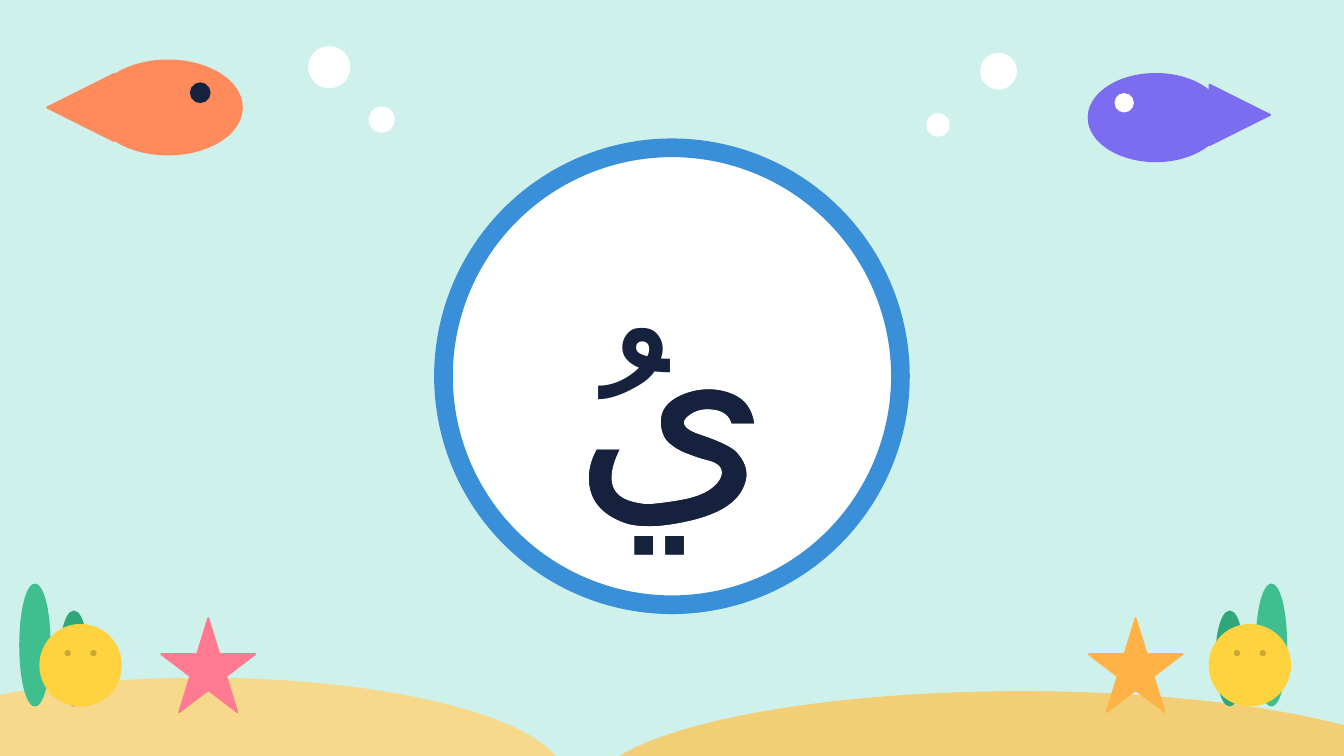
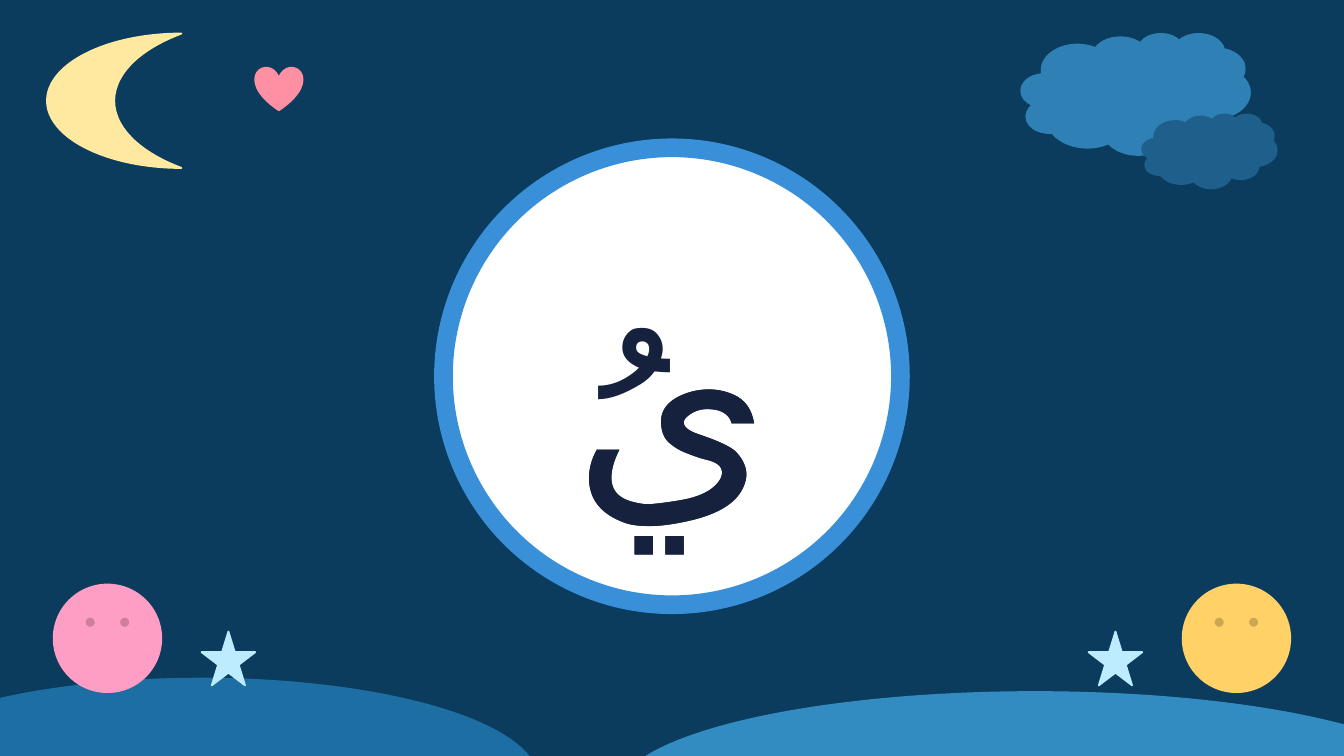
Before and after one commit to Sawaf11/-, a slide deck: slide 23 of all-letters-dammah/03-noon-ya.pptx (slide 9 before the commit). Drawn at 1344x756 pixels with LibreOffice and Linux fonts; fonts in the diff are those of the drawing. Boxes give left, top, right and bottom in pixels: in the first picture for what was removed or moved away, otherwise in the second. Text is boxed around its words. In the diff, an @@ line names an element or a change of style, - is before the commit and + after.

```diff
--- a/all-letters-dammah/03-noon-ya.pptx
+++ b/all-letters-dammah/03-noon-ya.pptx
@@ background #CFF1EC to #0B3C5D @@
@@ moon added at box(47, 34, 181, 168), fill #FFE9A0, outline #FFE9A0 1 pt @@
@@ ellipse removed at box(309, 47, 349, 87) @@
@@ ellipse removed at box(981, 54, 1016, 89) @@
@@ cloud added at box(1021, 34, 1250, 155), fill #2F80B5, outline #2F80B5 1 pt @@
@@ triangle removed at box(47, 74, 114, 141) @@
@@ ellipse removed at box(94, 60, 242, 155) @@
@@ ellipse removed at box(191, 83, 210, 102) @@
@@ heart added at box(255, 67, 302, 110), fill #FF8FA3, outline #FF8FA3 1 pt @@
@@ ellipse removed at box(1089, 74, 1223, 161) @@
@@ triangle removed at box(1210, 85, 1270, 145) @@
@@ ellipse removed at box(370, 108, 394, 132) @@
@@ ellipse removed at box(927, 114, 949, 136) @@
@@ ellipse removed at box(1116, 94, 1133, 112) @@
@@ cloud added at box(1142, 114, 1277, 188), fill #1E5F8C, outline #1E5F8C 1 pt @@
@@ ellipse removed at box(20, 585, 50, 706) @@
@@ smiley face: place and size @@
-smiley face at box(40, 625, 121, 706)
+smiley face at box(54, 585, 161, 692)
@@ smiley face at box(54, 585, 161, 692): fill #FFD23F to #FF9EC4; outline #FFD23F 1 pt to #FF9EC4 1 pt @@
@@ smiley face: place and size @@
-smiley face at box(1210, 625, 1290, 706)
+smiley face at box(1183, 585, 1290, 692)
@@ smiley face at box(1183, 585, 1290, 692): fill #FFD23F to #FFD166; outline #FFD23F 1 pt to #FFD166 1 pt @@
@@ ellipse removed at box(1257, 585, 1286, 706) @@
@@ ellipse removed at box(60, 612, 87, 706) @@
@@ ellipse removed at box(1216, 612, 1243, 706) @@
@@ star: place and size @@
-star at box(161, 618, 255, 712)
+star at box(202, 632, 255, 685)
@@ star at box(202, 632, 255, 685): fill #FF7A90 to #BDEBFF; outline #FF7A90 1 pt to #BDEBFF 1 pt @@
@@ star: place and size @@
-star at box(1089, 618, 1183, 712)
+star at box(1089, 632, 1142, 685)
@@ star at box(1089, 632, 1142, 685): fill #FFB347 to #BDEBFF; outline #FFB347 1 pt to #BDEBFF 1 pt @@
@@ ellipse: place and size @@
-ellipse at box(0, 679, 564, 756)
+ellipse at box(0, 679, 538, 756)
@@ ellipse at box(0, 679, 538, 756): fill #F6D98B to #1D6FA3; outline #F6D98B 1 pt to #1D6FA3 1 pt @@
@@ ellipse: place and size @@
-ellipse at box(591, 692, 1344, 756)
+ellipse at box(618, 692, 1344, 756)
@@ ellipse at box(618, 692, 1344, 756): fill #F2CF76 to #328CC1; outline #F2CF76 1 pt to #328CC1 1 pt @@
```
Also in this commit, not shown: 29 other slides changed, 14 slides added, 17 other files.
